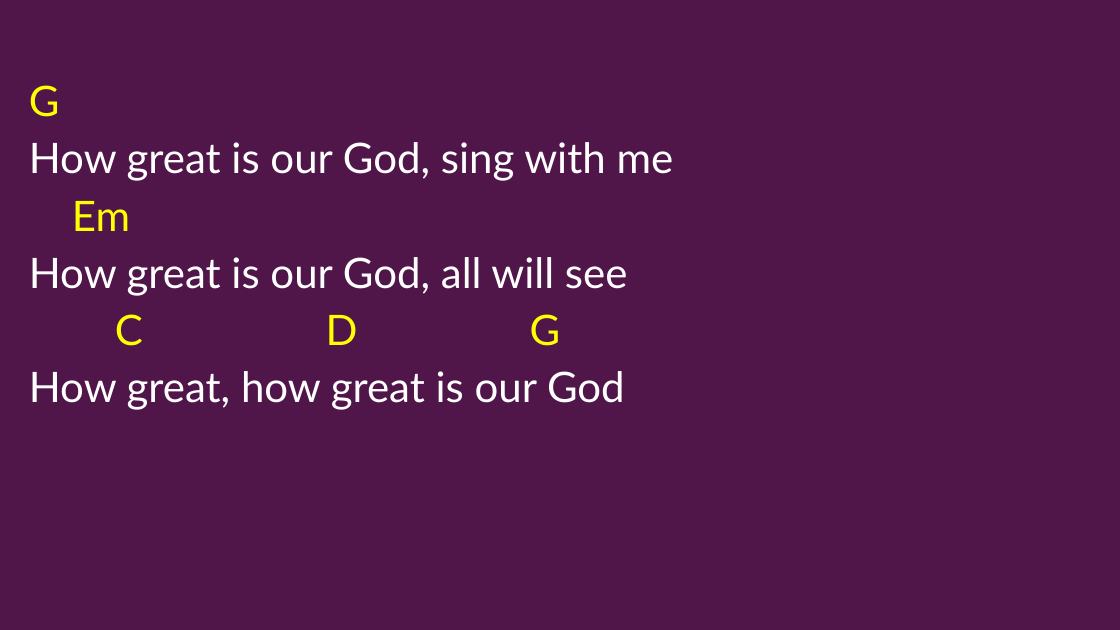
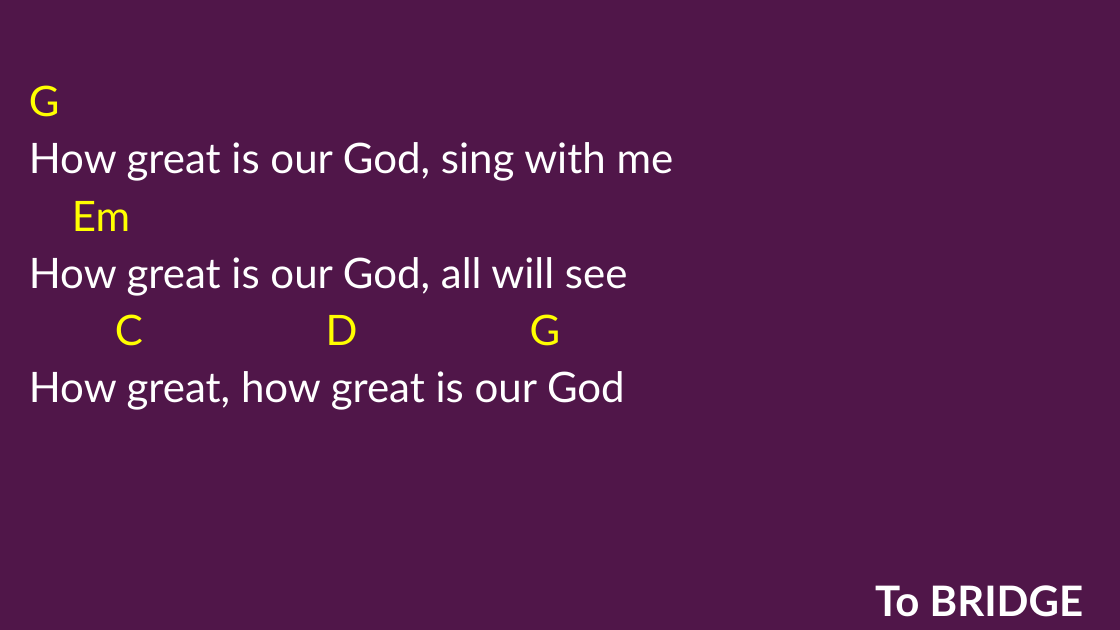
Before and after one commit to kendall412/worship, a slide deck: slide 5 of How Great is Our God-CH.pptx. Drawn at 1120x630 pixels with LibreOffice and Linux fonts; fonts in the diff are those of the drawing. Boxes give left, top, right and bottom in pixels: in the first picture for what was removed or moved away, otherwise in the second. Text is boxed around its words. In the diff, an @@ line names an element or a change of style, - is before the commit and + after.

```diff
--- a/How Great is Our God-CH.pptx
+++ b/How Great is Our God-CH.pptx
@@ text added at (x1=875, y1=585, x2=1084, y2=617), 36 pt, text #FFFFFF, bold @@
+To BRIDGE
```
Also in this commit, not shown: 5 other slides changed, 102 other files.
